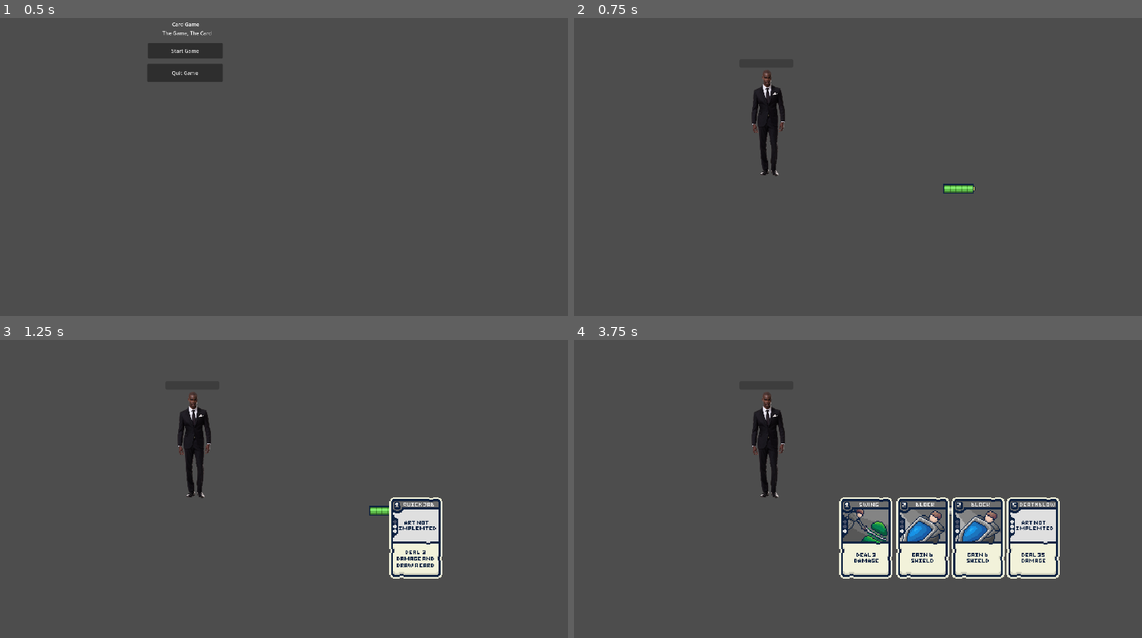
Above: before the commit, frames 1-4 (two rows, left to right).
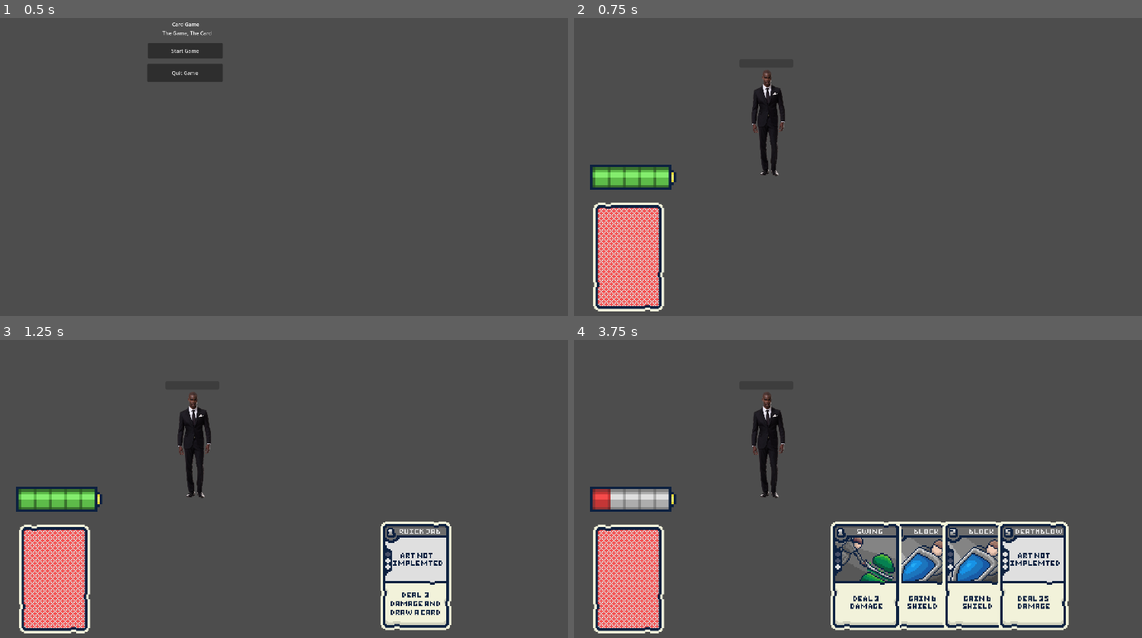
Above: after the commit, the same moments.

Repository: Fredeblok0912/Card_game
Game: Godot game, scene res://menu.tscn
Same seed, same stepped clock (60 frames per second), same inputs: the game is played once before the commit and once after it.
Inputs (mouse positions are in pixels of both pictures, inside the frame that each line leads up to):
- Up to frame 1 (0.5 s): no input
- Up to frame 2 (0.75 s): click "Start Game" at 0.5 s
- Up to frame 3 (1.25 s): no input
- Up to frame 4 (3.75 s): move the mouse to (988, 536) at 1.27 s; hold Up (ui_up) 1.28-2.03 s; click (988, 536) at 1.42 s; move the mouse to (948, 536) at 2.02 s; hold Down (ui_down) 2.03-2.78 s; click (948, 536) at 2.17 s; move the mouse to (971, 536) at 2.77 s; hold Up (ui_up) from 2.78 s (still down); click (971, 536) at 2.92 s; move the mouse to (948, 536) at 3.52 s; click (948, 536) at 3.67 s

Frame 1 is identical in both runs. In frame 2, 6.0% of the frame differs, in the area x 2-71%, y 49-99%; in frame 3, 10%; in frame 4, 22%, in the area x 2-88%, y 49-99%.

Commit message:
changed resolution

Diff:
--- a/Gamecode.gd
+++ b/Gamecode.gd
@@ -33,9 +33,9 @@
 
 var hand_sprites: Array = []
 var card_spacing := 175
-var hand_y := 180
+var hand_y := 300
 var tween_duration := 0.35
-var card_scale := 3
+var card_scale := 4
 
 func add_card(card_id: int) -> void:
 	var card := Area2D.new()
@@ -144,3 +144,5 @@
 func _input(event):
 	if event.is_action_released("ui_down"):
 		draw_cards(1)
+	if event.is_action_released("ui_up"):
+		current_energy = current_energy +1
--- a/game.tscn
+++ b/game.tscn
@@ -12,30 +12,102 @@
 [ext_resource type="Texture2D" uid="uid://b1oej3uky7a3r" path="res://Art/Energi Battery Sprite-Sheet.png" id="9_iotsf"]
 [ext_resource type="Script" uid="uid://ci3kfbyim8dem" path="res://Background animation.gd" id="9_vef74"]
 [ext_resource type="Script" uid="uid://cym5fayah25hk" path="res://Energy Display.gd" id="10_lc2xo"]
+[ext_resource type="Texture2D" uid="uid://c04dlj38bnf0d" path="res://Art/Cards/000 Cardback.png" id="13_lc2xo"]
+
+[sub_resource type="AtlasTexture" id="AtlasTexture_hve3p"]
+atlas = ExtResource("8_vef74")
+region = Rect2(0, 0, 576, 324)
+
+[sub_resource type="AtlasTexture" id="AtlasTexture_mfdv2"]
+atlas = ExtResource("8_vef74")
+region = Rect2(576, 0, 576, 324)
+
+[sub_resource type="AtlasTexture" id="AtlasTexture_iotsf"]
+atlas = ExtResource("8_vef74")
+region = Rect2(1152, 0, 576, 324)
+
+[sub_resource type="AtlasTexture" id="AtlasTexture_lc2xo"]
+atlas = ExtResource("8_vef74")
+region = Rect2(1728, 0, 576, 324)
+
+[sub_resource type="AtlasTexture" id="AtlasTexture_215e1"]
+atlas = ExtResource("8_vef74")
+region = Rect2(2304, 0, 576, 324)
+
+[sub_resource type="AtlasTexture" id="AtlasTexture_7sc4i"]
+atlas = ExtResource("8_vef74")
+region = Rect2(0, 324, 576, 324)
+
+[sub_resource type="AtlasTexture" id="AtlasTexture_80cx4"]
+atlas = ExtResource("8_vef74")
+region = Rect2(576, 324, 576, 324)
+
+[sub_resource type="AtlasTexture" id="AtlasTexture_e8heu"]
+atlas = ExtResource("8_vef74")
+region = Rect2(1152, 324, 576, 324)
+
+[sub_resource type="AtlasTexture" id="AtlasTexture_rvswv"]
+atlas = ExtResource("8_vef74")
+region = Rect2(1728, 324, 576, 324)
+
+[sub_resource type="SpriteFrames" id="SpriteFrames_boyg6"]
+animations = [{
+"frames": [{
+"duration": 1.0,
+"texture": SubResource("AtlasTexture_hve3p")
+}, {
+"duration": 1.0,
+"texture": SubResource("AtlasTexture_mfdv2")
+}, {
+"duration": 1.0,
+"texture": SubResource("AtlasTexture_iotsf")
+}, {
+"duration": 1.0,
+"texture": SubResource("AtlasTexture_lc2xo")
+}, {
+"duration": 1.0,
+"texture": SubResource("AtlasTexture_215e1")
+}, {
+"duration": 1.0,
+"texture": SubResource("AtlasTexture_7sc4i")
+}, {
+"duration": 1.0,
+"texture": SubResource("AtlasTexture_80cx4")
+}, {
+"duration": 1.0,
+"texture": SubResource("AtlasTexture_e8heu")
+}, {
+"duration": 1.0,
+"texture": SubResource("AtlasTexture_rvswv")
+}],
+"loop": true,
+"name": &"default",
+"speed": 1.0
+}]
 
 [sub_resource type="AtlasTexture" id="AtlasTexture_boyg6"]
 atlas = ExtResource("9_iotsf")
-region = Rect2(0, 0, 34, 10)
+region = Rect2(0, 0, 68, 20)
 
 [sub_resource type="AtlasTexture" id="AtlasTexture_e36ub"]
 atlas = ExtResource("9_iotsf")
-region = Rect2(34, 0, 34, 10)
+region = Rect2(68, 0, 68, 20)
 
 [sub_resource type="AtlasTexture" id="AtlasTexture_hb5m1"]
 atlas = ExtResource("9_iotsf")
-region = Rect2(68, 0, 34, 10)
+region = Rect2(136, 0, 68, 20)
 
 [sub_resource type="AtlasTexture" id="AtlasTexture_x5p1p"]
 atlas = ExtResource("9_iotsf")
-region = Rect2(102, 0, 34, 10)
+region = Rect2(204, 0, 68, 20)
 
 [sub_resource type="AtlasTexture" id="AtlasTexture_qhcbd"]
 atlas = ExtResource("9_iotsf")
-region = Rect2(136, 0, 34, 10)
+region = Rect2(272, 0, 68, 20)
 
 [sub_resource type="AtlasTexture" id="AtlasTexture_f1jbl"]
 atlas = ExtResource("9_iotsf")
-region = Rect2(170, 0, 34, 10)
+region = Rect2(340, 0, 68, 20)
 
 [sub_resource type="SpriteFrames" id="SpriteFrames_vaj68"]
 animations = [{
@@ -61,77 +133,6 @@
 "loop": true,
 "name": &"new_animation",
 "speed": 5.0
-}]
-
-[sub_resource type="AtlasTexture" id="AtlasTexture_hve3p"]
-atlas = ExtResource("8_vef74")
-region = Rect2(0, 0, 576, 324)
-
-[sub_resource type="AtlasTexture" id="AtlasTexture_mfdv2"]
-atlas = ExtResource("8_vef74")
-region = Rect2(576, 0, 576, 324)
-
-[sub_resource type="AtlasTexture" id="AtlasTexture_iotsf"]
-atlas = ExtResource("8_vef74")
-region = Rect2(1152, 0, 576, 324)
-
-[sub_resource type="AtlasTexture" id="AtlasTexture_lc2xo"]
-atlas = ExtResource("8_vef74")
-region = Rect2(1728, 0, 576, 324)
-
-[sub_resource type="AtlasTexture" id="AtlasTexture_215e1"]
-atlas = ExtResource("8_vef74")
-region = Rect2(2304, 0, 576, 324)
-
-[sub_resource type="AtlasTexture" id="AtlasTexture_7sc4i"]
-atlas = ExtResource("8_vef74")
-region = Rect2(0, 324, 576, 324)
-
-[sub_resource type="AtlasTexture" id="AtlasTexture_80cx4"]
-atlas = ExtResource("8_vef74")
-region = Rect2(576, 324, 576, 324)
-
-[sub_resource type="AtlasTexture" id="AtlasTexture_e8heu"]
-atlas = ExtResource("8_vef74")
-region = Rect2(1152, 324, 576, 324)
-
-[sub_resource type="AtlasTexture" id="AtlasTexture_rvswv"]
-atlas = ExtResource("8_vef74")
-region = Rect2(1728, 324, 576, 324)
-
-[sub_resource type="SpriteFrames" id="SpriteFrames_boyg6"]
-animations = [{
-"frames": [{
-"duration": 1.0,
-"texture": SubResource("AtlasTexture_hve3p")
-}, {
-"duration": 1.0,
-"texture": SubResource("AtlasTexture_mfdv2")
-}, {
-"duration": 1.0,
-"texture": SubResource("AtlasTexture_iotsf")
-}, {
-"duration": 1.0,
-"texture": SubResource("AtlasTexture_lc2xo")
-}, {
-"duration": 1.0,
-"texture": SubResource("AtlasTexture_215e1")
-}, {
-"duration": 1.0,
-"texture": SubResource("AtlasTexture_7sc4i")
-}, {
-"duration": 1.0,
-"texture": SubResource("AtlasTexture_80cx4")
-}, {
-"duration": 1.0,
-"texture": SubResource("AtlasTexture_e8heu")
-}, {
-"duration": 1.0,
-"texture": SubResource("AtlasTexture_rvswv")
-}],
-"loop": true,
-"name": &"default",
-"speed": 1.0
 }]
 
 [node name="Game" type="Node2D"]
@@ -199,20 +200,27 @@
 offset_right = 4.0
 offset_bottom = 27.0
 
-[node name="Energy_sprite" type="AnimatedSprite2D" parent="Character"]
-z_index = -2
-position = Vector2(832, 94)
-scale = Vector2(3, 3)
-sprite_frames = SubResource("SpriteFrames_vaj68")
-animation = &"new_animation"
-script = ExtResource("10_lc2xo")
-
-[node name="Background_sprite" type="AnimatedSprite2D" parent="."]
+[node name="Animated Sprites" type="Node" parent="."]
+
+[node name="Background_sprite" type="AnimatedSprite2D" parent="Animated Sprites"]
 visible = false
 z_index = -10
-position = Vector2(576, 0)
-scale = Vector2(2, 2)
+position = Vector2(576, -6.67572e-06)
+scale = Vector2(3.33333, 3.33333)
 sprite_frames = SubResource("SpriteFrames_boyg6")
 frame_progress = 0.104202
 script = ExtResource("9_vef74")
 fps = 0.5
+
+[node name="Energy_sprite" type="AnimatedSprite2D" parent="Animated Sprites"]
+z_index = -2
+position = Vector2(-197, 58)
+scale = Vector2(4, 4)
+sprite_frames = SubResource("SpriteFrames_vaj68")
+animation = &"new_animation"
+script = ExtResource("10_lc2xo")
+
+[node name="Sprite2D" type="Sprite2D" parent="Animated Sprites"]
+position = Vector2(-212, 310)
+scale = Vector2(4, 4)
+texture = ExtResource("13_lc2xo")
Binary file changed: Art/Energi Battery Sprite-Sheet.png
Not shown: 1 places in game.tscn that only renumber resources
